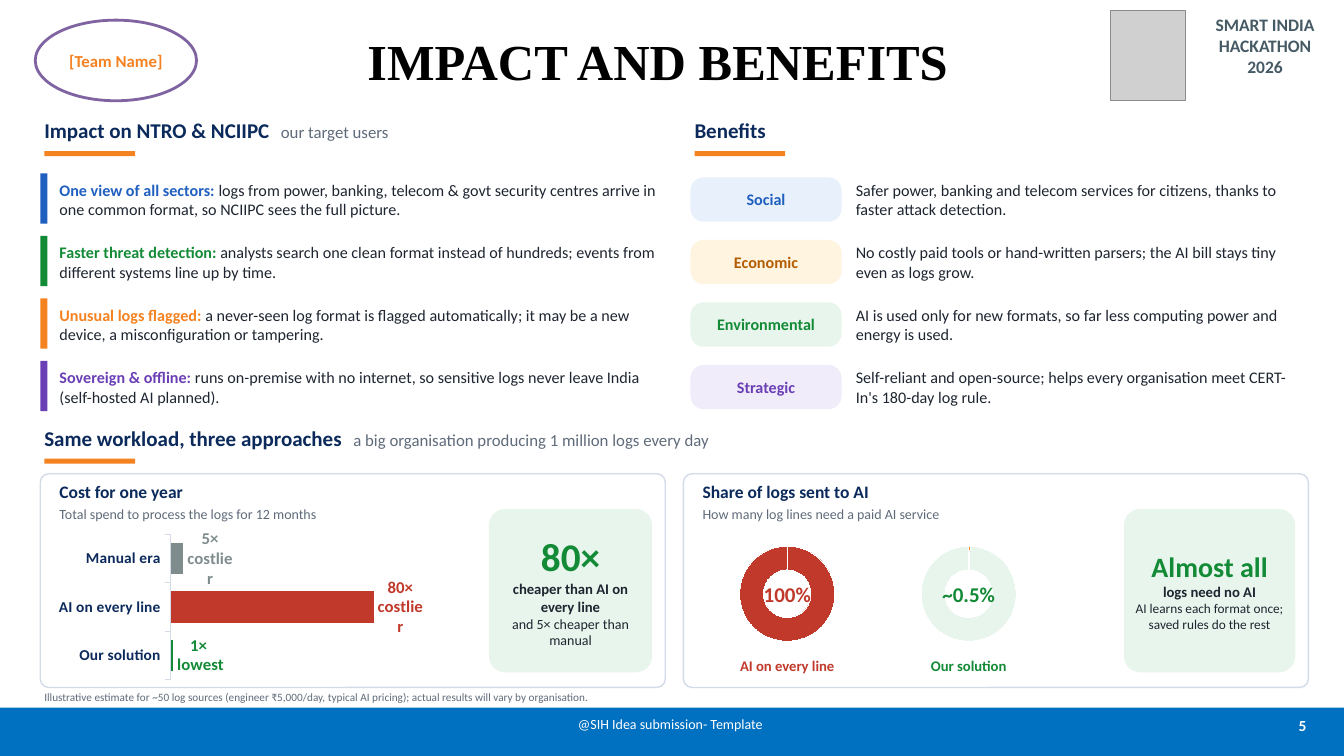
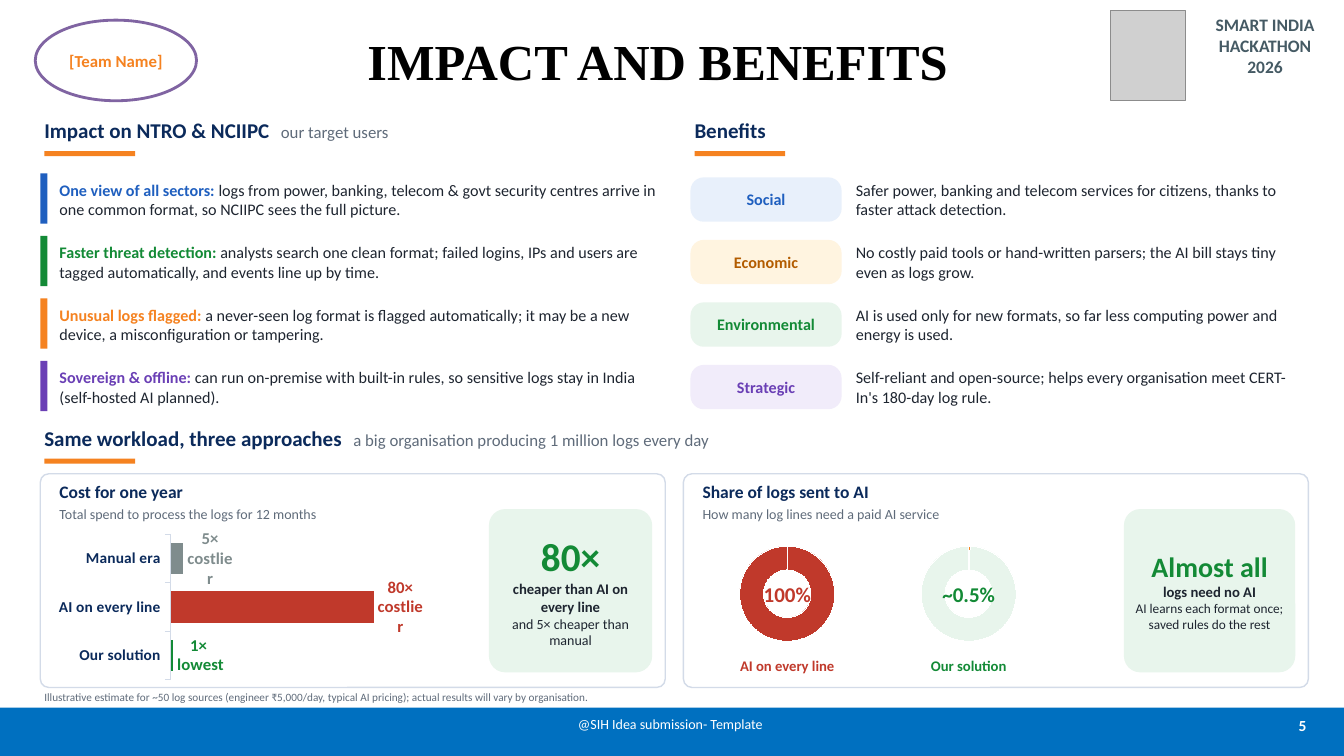
Before and after one commit to agrwl-utkarsh/sih2026, a slide deck: slide 5 of presentation/SIH2026_Idea_Submission.pptx. Drawn at 1344x756 pixels with LibreOffice and Linux fonts; fonts in the diff are those of the drawing; grey boxes stand for pictures. Boxes give left, top, right and bottom in pixels: in the first picture for what was removed or moved away, otherwise in the second. Text is boxed around its words. In the diff, an @@ line names an element or a change of style, - is before the commit and + after.

Commit message:
PPT: show all built features (ready-made formats, security tags, raw line kept, multi-line, dashboard, collector, access key), honest privacy wording, 6-step roadmap with connectors

```diff
--- a/presentation/SIH2026_Idea_Submission.pptx
+++ b/presentation/SIH2026_Idea_Submission.pptx
@@ text at (x1=59, y1=246, x2=637, y2=281): text changed @@
-Faster threat detection: analysts search one clean format instead of hundreds; events from different systems line up by time.
+Faster threat detection: analysts search one clean format; failed logins, IPs and users are tagged automatically, and events line up by time.
@@ text at (x1=59, y1=371, x2=635, y2=406): text changed @@
-Sovereign & offline: runs on-premise with no internet, so sensitive logs never leave India (self-hosted AI planned).
+Sovereign & offline: can run on-premise with built-in rules, so sensitive logs stay in India (self-hosted AI planned).
```
Also in this commit, not shown: 4 other slides changed.
